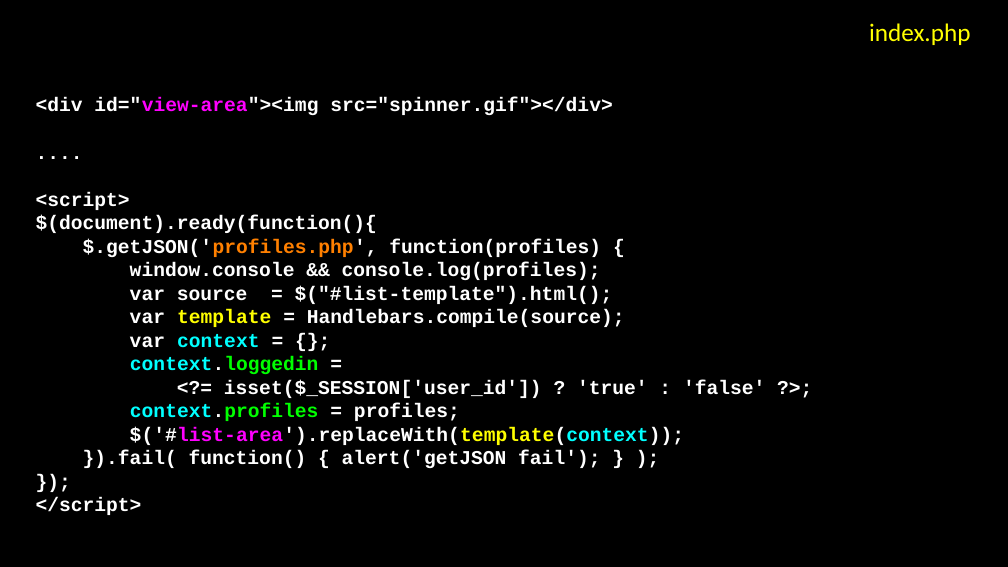
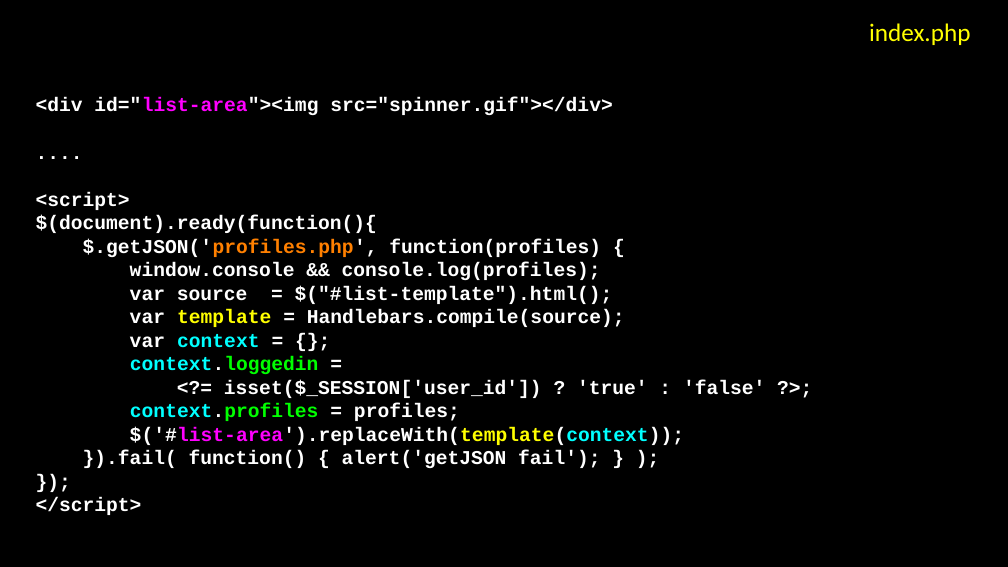
Before and after one commit to csev/wa4e, a slide deck: slide 14 of lectures/JS-05-Handlebars.ppt (slide 13 before the commit). Drawn at 1008x567 pixels with LibreOffice and Linux fonts; fonts in the diff are those of the drawing. Boxes give left, top, right and bottom in pixels: in the first picture for what was removed or moved away, otherwise in the second. Text is boxed around its words. In the diff, an @@ line names an element or a change of style, - is before the commit and + after.

```diff
--- a/lectures/JS-05-Handlebars.ppt
+++ b/lectures/JS-05-Handlebars.ppt
@@ text at <box>36,98,612,115</box>: text changed @@
-<div id="view-area"><img src="spinner.gif"></div>
+<div id="list-area"><img src="spinner.gif"></div>
```
Also in this commit, not shown: 3 other slides changed, 1 slide added, 1 other file.
